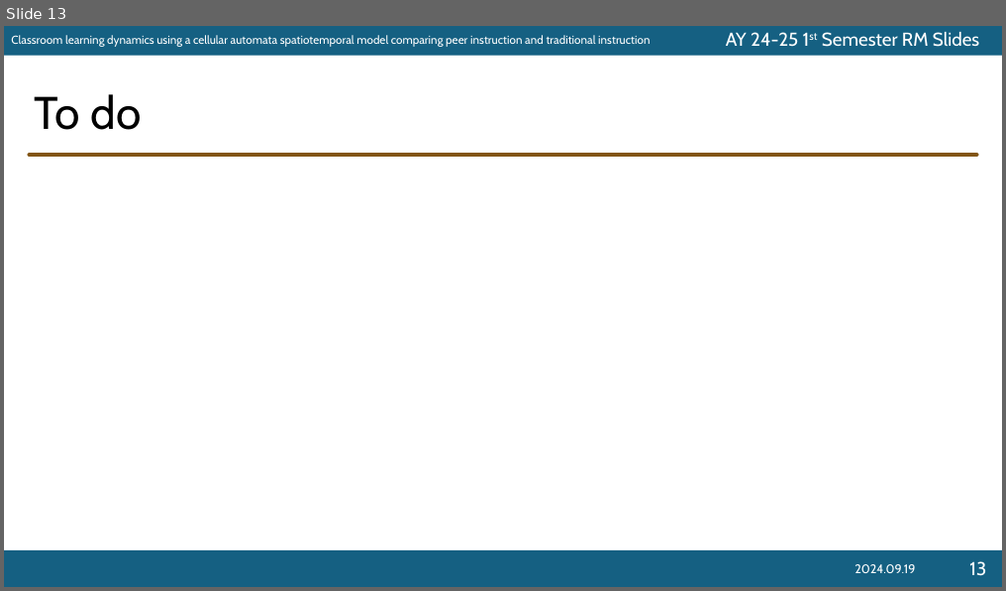
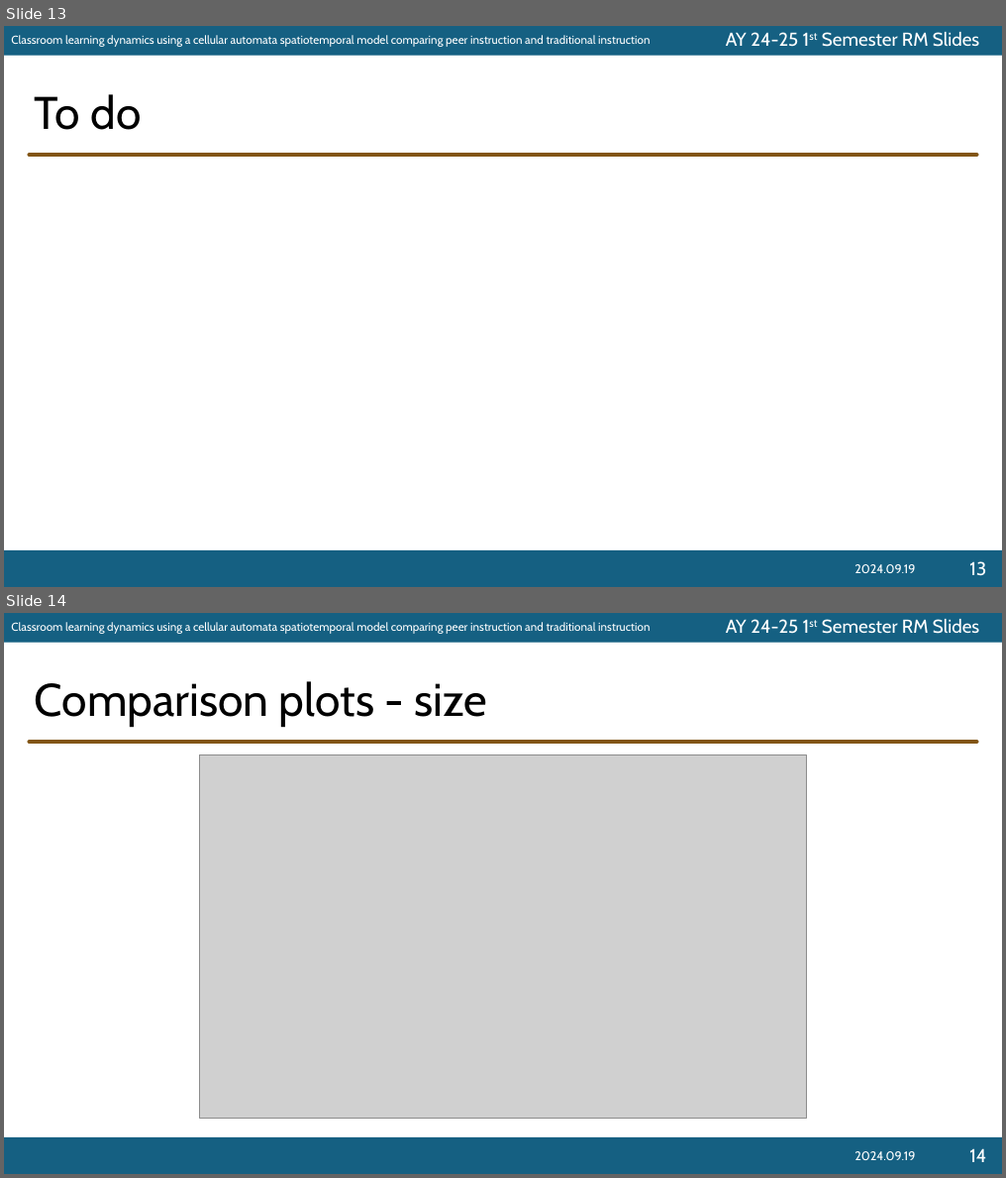
Before and after one commit to ioakimsy/BS-Thesis, a slide deck: documents/202425s1-RM-Slides-Sy.pptx. Shown one above the other, each under a label of ours: slide 13 before the commit, slides 13 and 14 after it. The pictures are 1006x591 and 1006x1178 pixels, drawn with LibreOffice and Linux fonts; fonts in the diff are those of the drawing; grey boxes stand for pictures; background and template pictures are left out. Boxes give left, top, right and bottom in pixels: in the first picture for what was removed or moved away, otherwise in the second. Text is boxed around its words. In the diff, an @@ line names an element or a change of style, - is before the commit and + after.

Commit message:
Added comparison plots to manuscript

```diff
--- a/documents/202425s1-RM-Slides-Sy.pptx
+++ b/documents/202425s1-RM-Slides-Sy.pptx
@@ slide 14 added at [4, 613, 1002, 1174], background #FFFFFF; not listed: 5 template elements that a slide beside it also shows @@
@@ title added at [35, 681, 488, 727], 44 pt, text #000000 @@
+Comparison plots - size
@@ picture added at [200, 756, 807, 1119] @@
@@ text added at [854, 1152, 915, 1160], 12 pt, text #FFFFFF @@
+2024.09.19
@@ page number added at [969, 1149, 986, 1162], 18 pt, text #FFFFFF @@
+14
```
Also in this commit, not shown: 3 other slides added, 19 other files.
